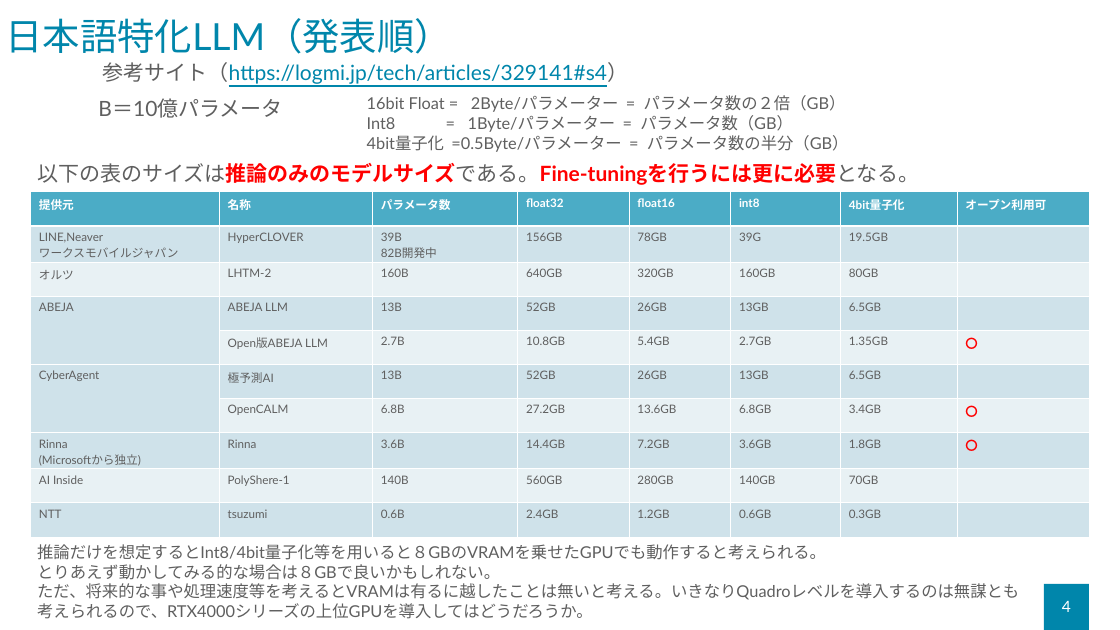
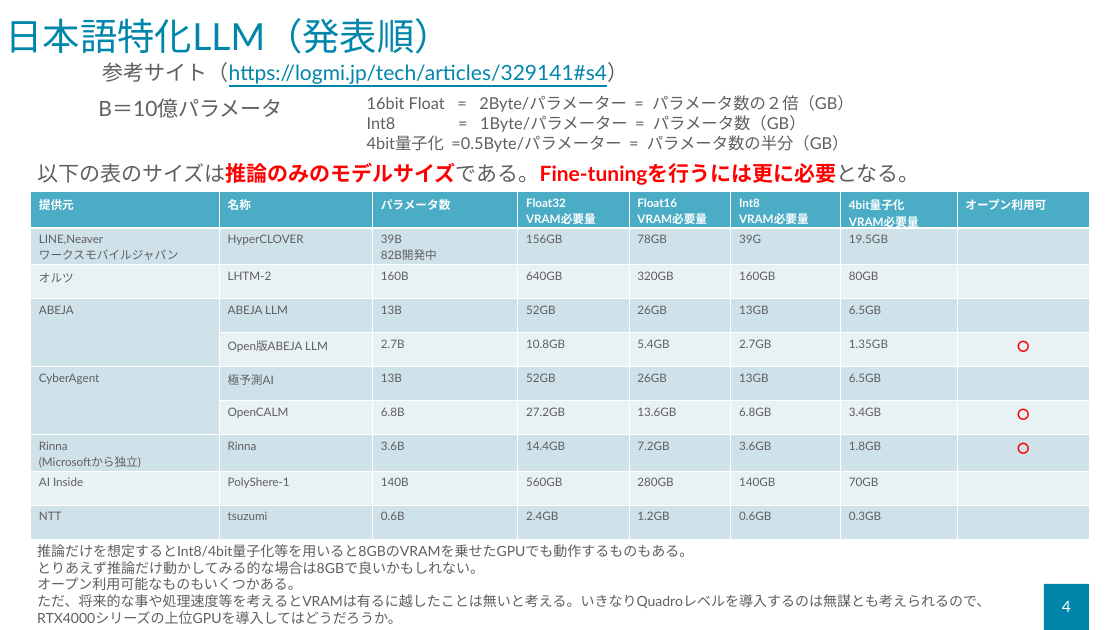
Before and after one commit to takatoshi-ii/LLM, a slide deck: slide 4 of LLM学習・推論に必要なPCスペック検討.pptx. Drawn at 1120x630 pixels with LibreOffice and Linux fonts; fonts in the diff are those of the drawing. Boxes give left, top, right and bottom in pixels: in the first picture for what was removed or moved away, otherwise in the second. Text is boxed around its words. In the diff, an @@ line names an element or a change of style, - is before the commit and + after.

```diff
--- a/LLM学習・推論に必要なPCスペック検討.pptx
+++ b/LLM学習・推論に必要なPCスペック検討.pptx
@@ text "16bit Float = 2Byte/パラメーター = ..." rewrapped from <box>367,95,849,152</box> to <box>367,95,854,152</box> @@
@@ table at <box>30,192,1089,539</box> @@
-row 1: 提供元 | 名称 | パラメータ数 | float32 | float16 | int8 | 4bit量子化 | オープン利用可
+row 1: 提供元 | 名称 | パラメータ数 | Float32 / VRAM必要量 | Float16 / VRAM必要量 | Int8 / VRAM必要量 | 4bit量子化 / VRAM必要量 | オープン利用可
@@ alignment left to centre @@
@@ text at <box>37,544,693,590</box>: text changed; size 21 to 18 pt @@
-推論だけを想定するとInt8/4bit量子化等を用いると８GBのVRAMを乗せたGPUでも動作すると考えられる。
-とりあえず動かしてみる的な場合は８GBで良いかもしれない。
+推論だけを想定するとInt8/4bit量子化等を用いると8GBのVRAMを乗せたGPUでも動作するものもある。
+とりあえず推論だけ動かしてみる的な場合は8GBで良いかもしれない。
+オープン利用可能なものもいくつかある。
@@ text at <box>37,594,990,624</box>: size 21 to 18 pt in "ただ、将来的な事や処理速度等を考えるとVRAMは有るに越したことは無いと考える。いきなりQuadroレベルを導入するのは ..." @@
```
Also in this commit, not shown: 1 other slide changed.
